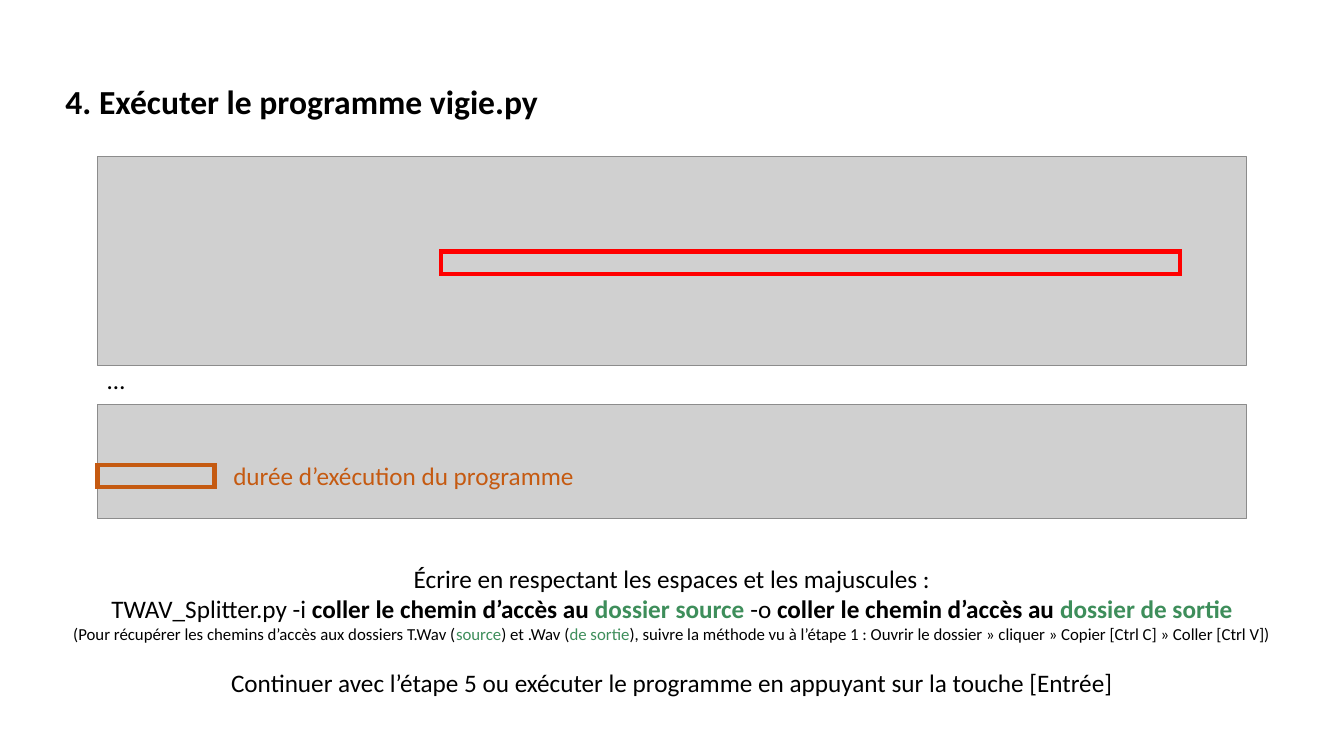
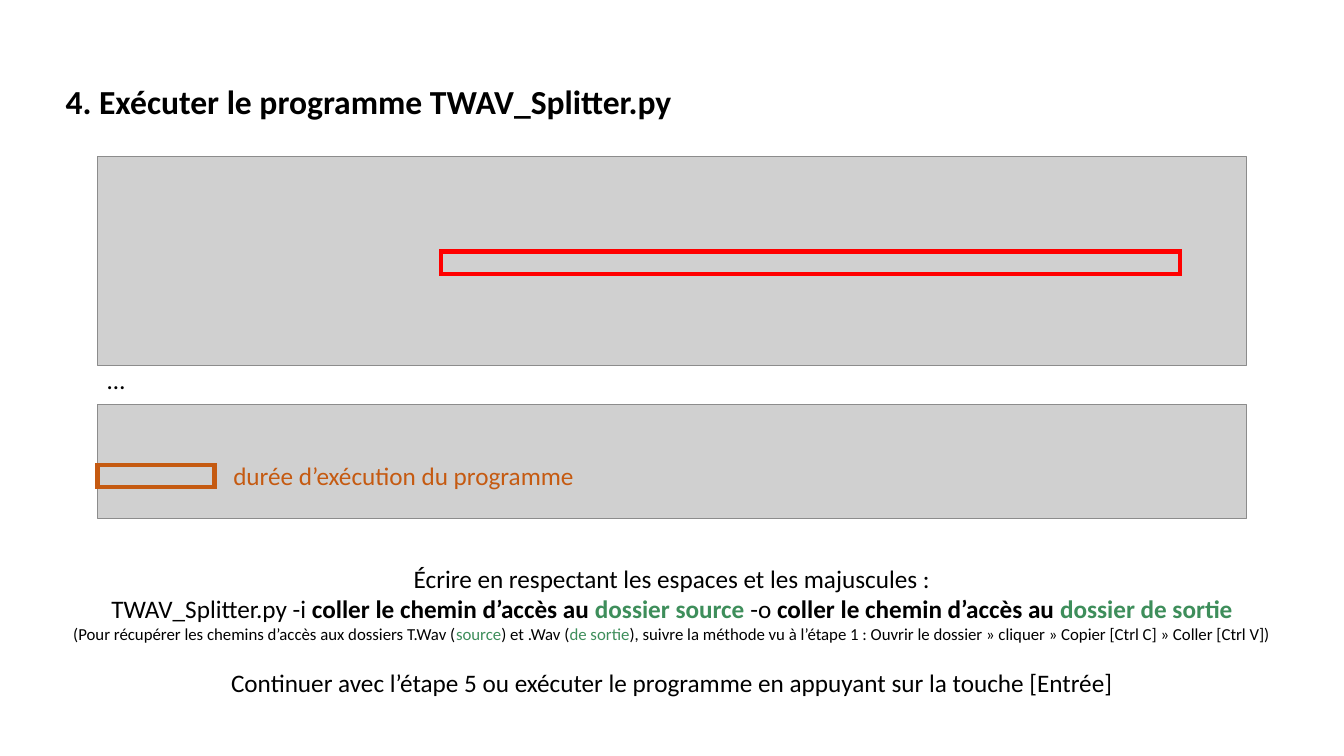
Before and after one commit to CEREMA/TWAV_splitter, a slide deck: slide 6 of Tuto_decoup_TWAV.pptx. Drawn at 1344x756 pixels with LibreOffice and Linux fonts; fonts in the diff are those of the drawing; grey boxes stand for pictures. Boxes give left, top, right and bottom in pixels: in the first picture for what was removed or moved away, otherwise in the second. Text is boxed around its words. In the diff, an @@ line names an element or a change of style, - is before the commit and + after.

```diff
--- a/Tuto_decoup_TWAV.pptx
+++ b/Tuto_decoup_TWAV.pptx
@@ text at bbox=[66, 90, 671, 120]: text changed @@
-4. Exécuter le programme vigie.py
+4. Exécuter le programme TWAV_Splitter.py
```
Also in this commit, not shown: 1 other file.
